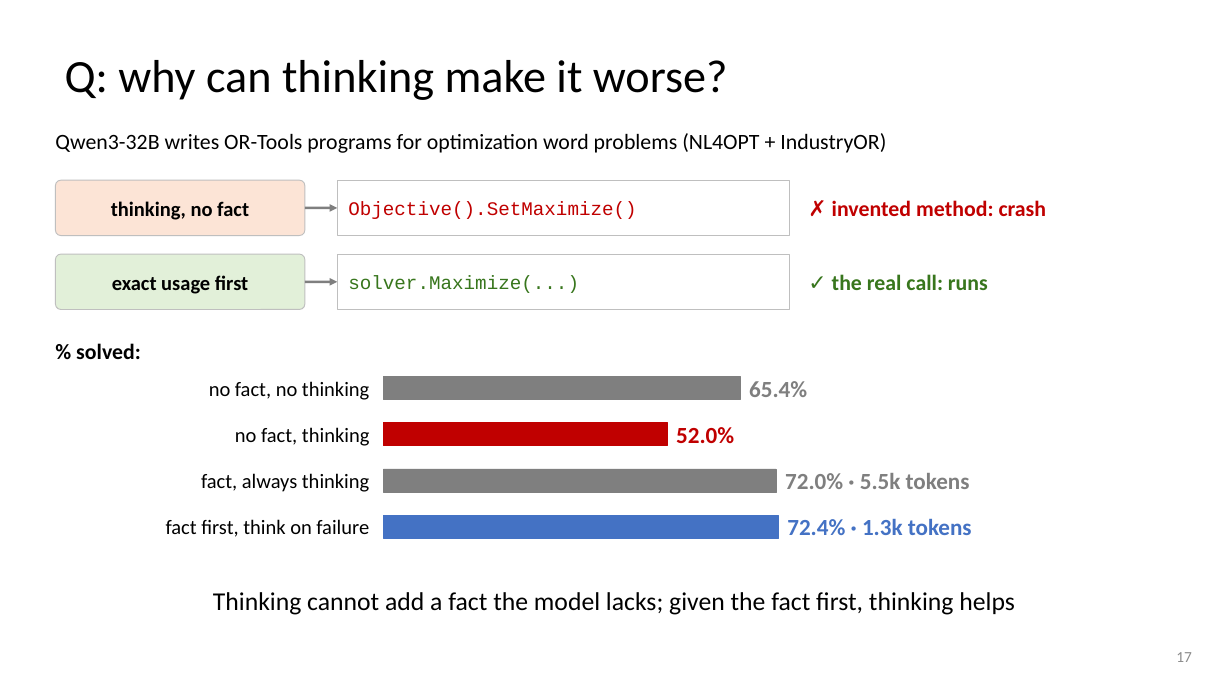
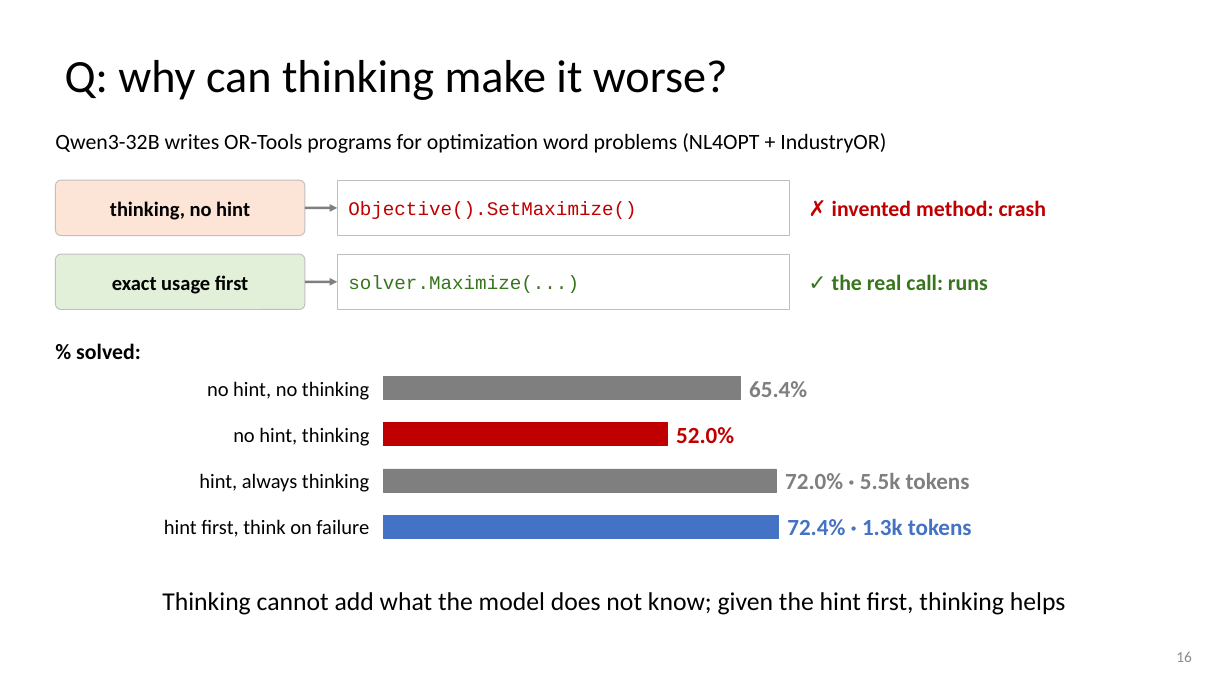
Before and after one commit to dlwns147/CSED490E_Project_Team5, a slide deck: slide 16 of Proposal_Team5.pptx (slide 17 before the commit). Drawn at 1232x693 pixels with LibreOffice and Linux fonts; fonts in the diff are those of the drawing. Boxes give left, top, right and bottom in pixels: in the first picture for what was removed or moved away, otherwise in the second. Text is boxed around its words. In the diff, an @@ line names an element or a change of style, - is before the commit and + after.

```diff
--- a/Proposal_Team5.pptx
+++ b/Proposal_Team5.pptx
@@ text at [110, 201, 250, 220]: text changed @@
-thinking, no fact
+thinking, no hint
@@ text at [207, 381, 369, 400]: text changed @@
-no fact, no thinking
+no hint, no thinking
@@ text at [233, 427, 369, 446]: text changed @@
-no fact, thinking
+no hint, thinking
@@ text at [199, 473, 369, 492]: text changed @@
-fact, always thinking
+hint, always thinking
@@ text at [164, 519, 369, 537]: text changed @@
-fact first, think on failure
+hint first, think on failure
@@ text at [162, 592, 1066, 615]: text changed @@
-Thinking cannot add a fact the model lacks; given the fact first, thinking helps
+Thinking cannot add what the model does not know; given the hint first, thinking helps
@@ page number at [1176, 651, 1192, 662]: text changed @@
-17
+16
```
Also in this commit, not shown: 22 other slides changed, 2 slides removed, 4 other files.
